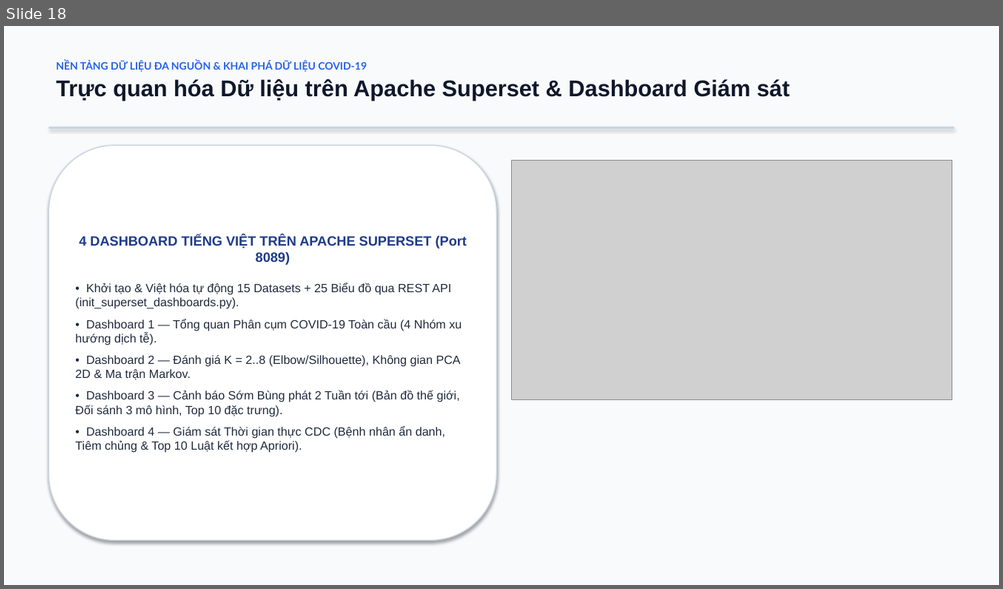
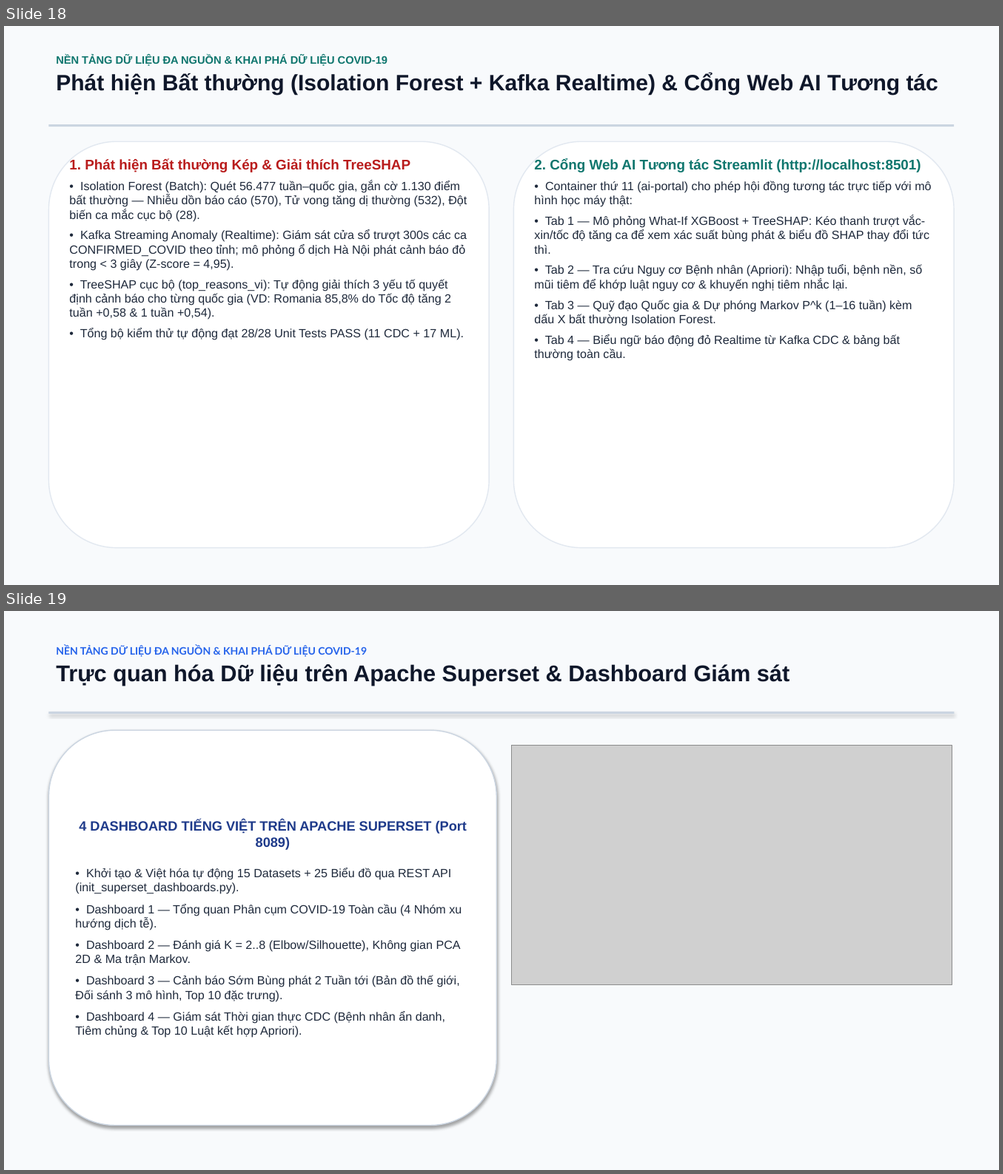
Before and after one commit to ninhduo263/global-health-data-platform, a slide deck: baocao/slide-datamining.pptx. Shown one above the other, each under a label of ours: slide 18 before the commit, slides 18 and 19 after it. The pictures are 1003x589 and 1003x1174 pixels, drawn with LibreOffice and Linux fonts; fonts in the diff are those of the drawing; grey boxes stand for pictures. Boxes give left, top, right and bottom in pixels: in the first picture for what was removed or moved away, otherwise in the second. Text is boxed around its words. In the diff, an @@ line names an element or a change of style, - is before the commit and + after.

Commit message:
docs(report): sync Isolation Forest, Kafka Realtime, TreeSHAP & AI Portal to reports, slides and demo guide

```diff
--- a/baocao/slide-datamining.pptx
+++ b/baocao/slide-datamining.pptx
@@ slide 18 added at (4, 26, 999, 585), background #F8FAFC @@
@@ text added at (56, 56, 938, 96), 21.5 pt, text #0F172A, bold @@
+NỀN TẢNG DỮ LIỆU ĐA NGUỒN & KHAI PHÁ DỮ LIỆU COVID-19
+Phát hiện Bất thường (Isolation Forest + Kafka Realtime) & Cổng Web AI Tương tác
@@ rectangle added at (48, 124, 954, 127), fill #CBD5E1 @@
@@ rounded rectangle added at (48, 141, 489, 548), fill #FFFFFF, outline #E2E8F0 1 pt @@
@@ text added at (69, 158, 466, 340), 11.5 pt, text #1E293B @@
+1. Phát hiện Bất thường Kép & Giải thích TreeSHAP
+• Isolation Forest (Batch): Quét 56.477 tuần–quốc gia, gắn cờ 1.130 điểm bất thường — Nhiễu dồn báo cáo (570), Tử vong tăng dị thường (532), Đột biến ca mắc cục bộ (28).
+• Kafka Streaming Anomaly (Realtime): Giám sát cửa sổ trượt 300s các ca CONFIRMED_COVID theo tỉnh; mô phỏng ổ dịch Hà Nội phát cảnh báo đỏ trong < 3 giây (Z-score = 4,95).
+• TreeSHAP cục bộ (top_reasons_vi): Tự động giải thích 3 yếu tố quyết định cảnh báo cho từng quốc gia (VD: Romania 85,8% do Tốc độ tăng 2 tuần +0,58 & 1 tuần +0,54).
+• Tổng bộ kiểm thử tự động đạt 28/28 Unit Tests PASS (11 CDC + 17 ML).
@@ rounded rectangle added at (514, 141, 954, 548), fill #FFFFFF, outline #E2E8F0 1 pt @@
@@ text added at (534, 158, 930, 361), 11.5 pt, text #1E293B @@
+2. Cổng Web AI Tương tác Streamlit (http://localhost:8501)
+• Container thứ 11 (ai-portal) cho phép hội đồng tương tác trực tiếp với mô hình học máy thật:
+• Tab 1 — Mô phỏng What-If XGBoost + TreeSHAP: Kéo thanh trượt vắc-xin/tốc độ tăng ca để xem xác suất bùng phát & biểu đồ SHAP thay đổi tức thì.
+• Tab 2 — Tra cứu Nguy cơ Bệnh nhân (Apriori): Nhập tuổi, bệnh nền, số mũi tiêm để khớp luật nguy cơ & khuyến nghị tiêm nhắc lại.
+• Tab 3 — Quỹ đạo Quốc gia & Dự phóng Markov P^k (1–16 tuần) kèm dấu X bất thường Isolation Forest.
+• Tab 4 — Biểu ngữ báo động đỏ Realtime từ Kafka CDC & bảng bất thường toàn cầu.
@@ what was slide 18 is now slide 19 @@
```
Also in this commit, not shown: 6 other files.
